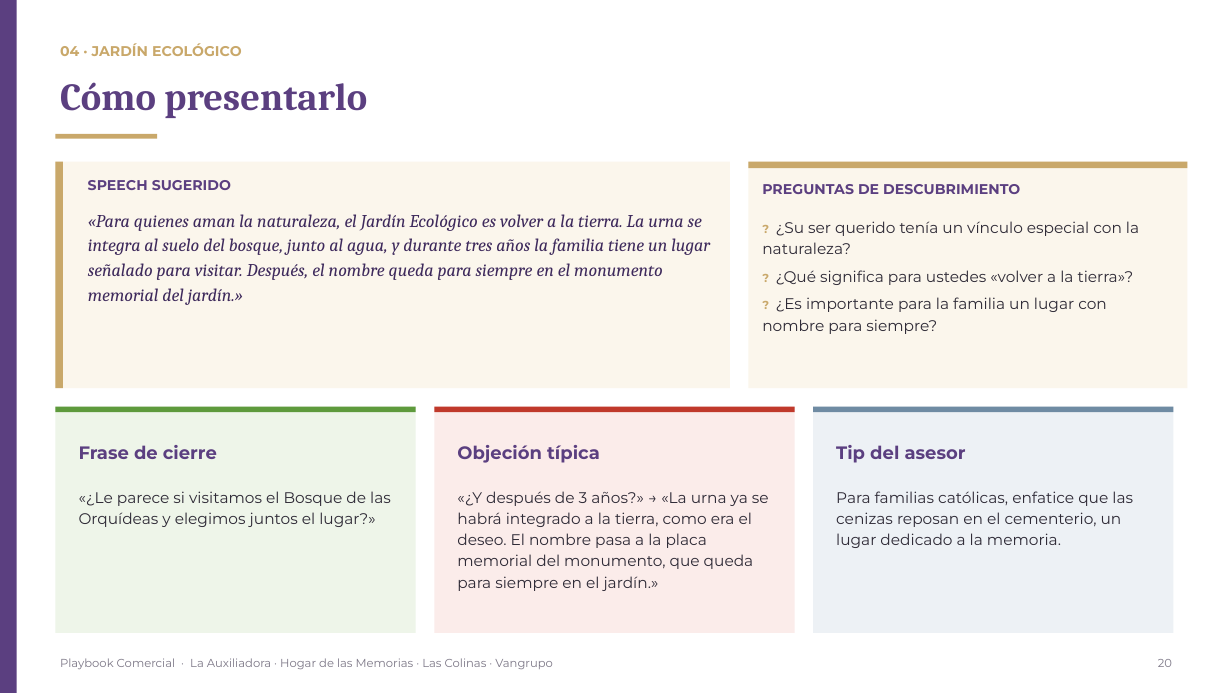
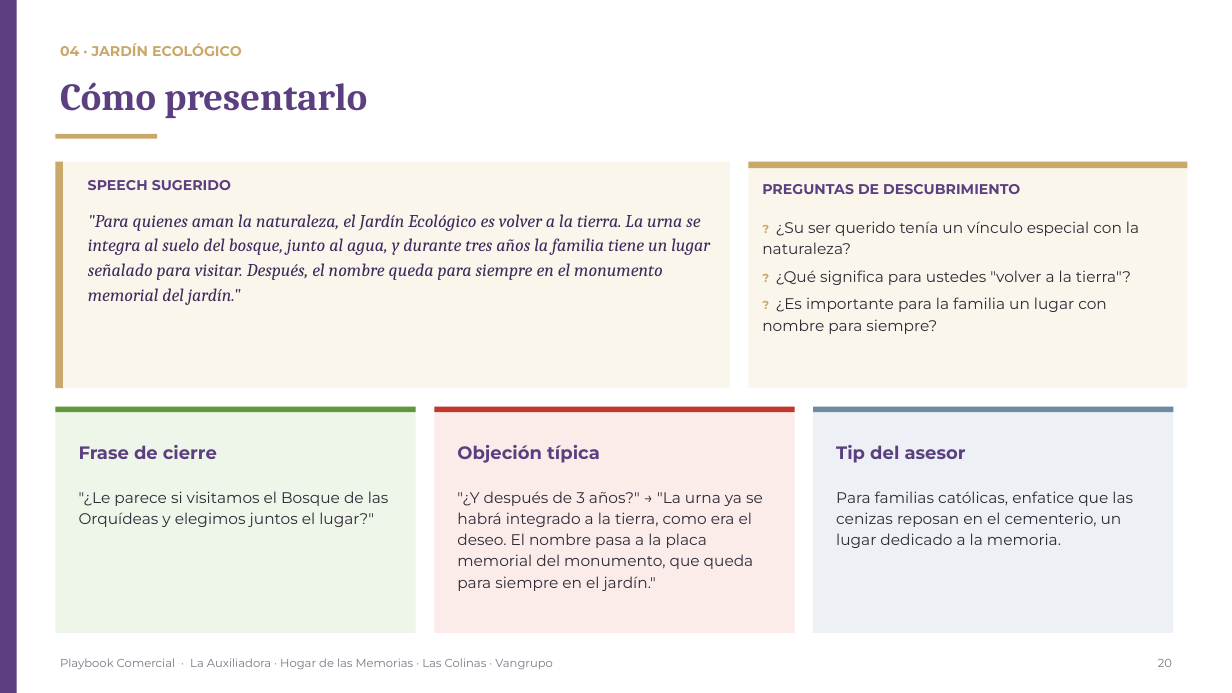
Before and after one commit to os267/teste, a slide deck: slide 20 of playbook/salida/Playbook_Comercial_Cremacion_Vangrupo.pptx. Drawn at 1232x693 pixels with LibreOffice and Linux fonts; fonts in the diff are those of the drawing. Boxes give left, top, right and bottom in pixels: in the first picture for what was removed or moved away, otherwise in the second. Text is boxed around its words. In the diff, an @@ line names an element or a change of style, - is before the commit and + after.

```diff
--- a/playbook/salida/Playbook_Comercial_Cremacion_Vangrupo.pptx
+++ b/playbook/salida/Playbook_Comercial_Cremacion_Vangrupo.pptx
@@ text at (88,214,710,305): text changed @@
-«Para quienes aman la naturaleza, el Jardín Ecológico es volver a la tierra. La urna se integra al suelo del bosque, junto al agua, y durante tres años la familia tiene un lugar señalado para visitar. Después, el nombre queda para siempre en el monumento memorial del jardín.»
+"Para quienes aman la naturaleza, el Jardín Ecológico es volver a la tierra. La urna se integra al suelo del bosque, junto al agua, y durante tres años la familia tiene un lugar señalado para visitar. Después, el nombre queda para siempre en el monumento memorial del jardín."
@@ text at (776,270,1131,285): text changed @@
-? ¿Qué significa para ustedes «volver a la tierra»?
+? ¿Qué significa para ustedes "volver a la tierra"?
@@ text at (79,491,389,527): text changed @@
-«¿Le parece si visitamos el Bosque de las Orquídeas y elegimos juntos el lugar?»
+"¿Le parece si visitamos el Bosque de las Orquídeas y elegimos juntos el lugar?"
@@ text at (457,491,763,591): text changed @@
-«¿Y después de 3 años?» → «La urna ya se habrá integrado a la tierra, como era el deseo. El nombre pasa a la placa memorial del monumento, que queda para siempre en el jardín.»
+"¿Y después de 3 años?" → "La urna ya se habrá integrado a la tierra, como era el deseo. El nombre pasa a la placa memorial del monumento, que queda para siempre en el jardín."
```
Also in this commit, not shown: 20 other slides changed, 10 other files.
